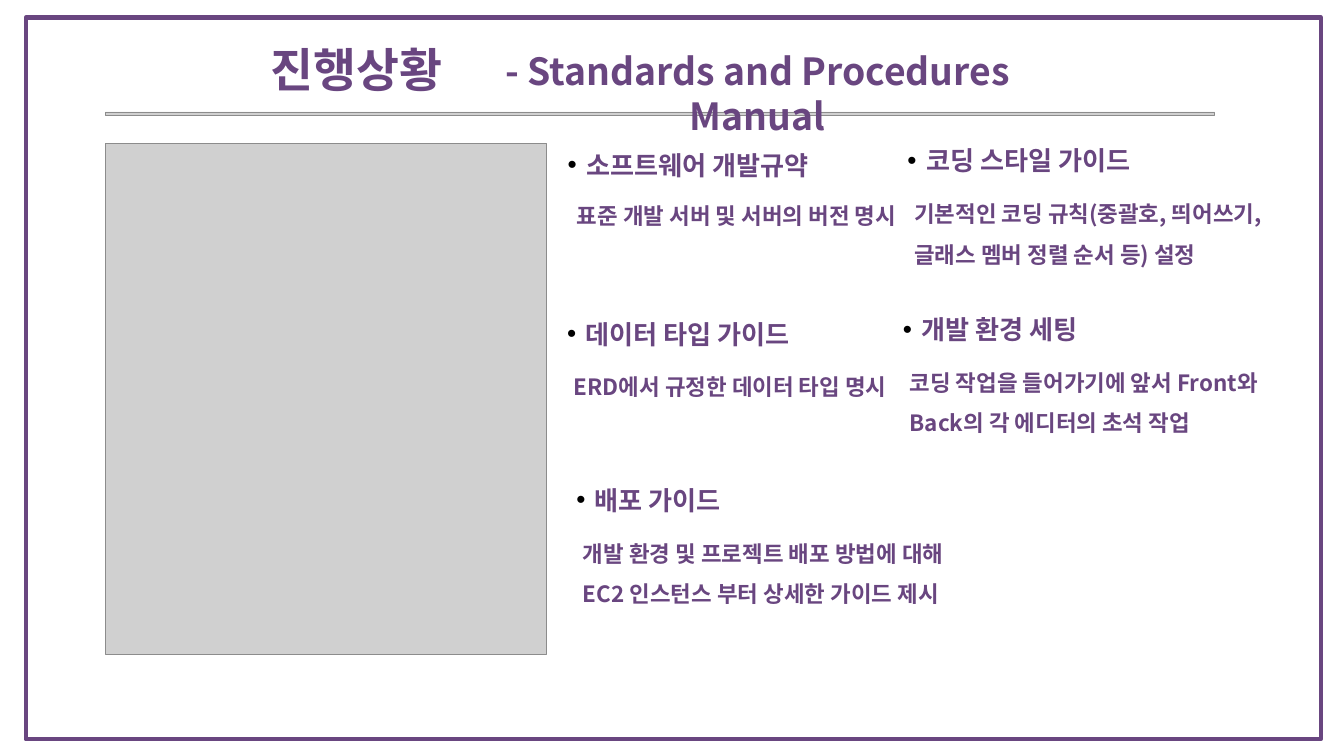
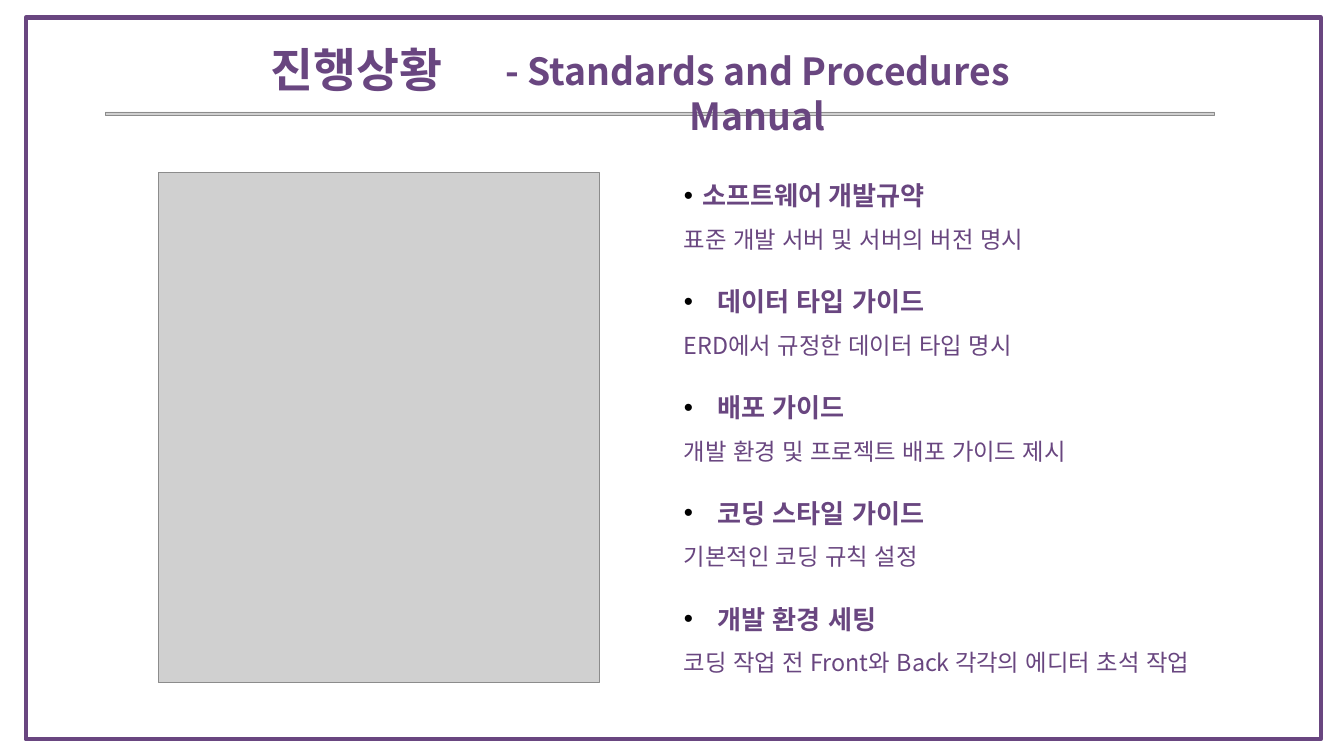
Before and after one commit to bitnarii/YMPM, a slide deck: slide 12 of 기획서/5조 Fit-back.pptx. Drawn at 1344x756 pixels with LibreOffice and Linux fonts; fonts in the diff are those of the drawing; grey boxes stand for pictures. Boxes give left, top, right and bottom in pixels: in the first picture for what was removed or moved away, otherwise in the second. Text is boxed around its words. In the diff, an @@ line names an element or a change of style, - is before the commit and + after.

Commit message:
기획서 수정 (스타일)

```diff
--- a/기획서/5조 Fit-back.pptx
+++ b/기획서/5조 Fit-back.pptx
@@ text removed at [926, 148, 1130, 173] @@
-• 코딩 스타일 가이드
@@ picture: place and size @@
-picture at [106, 143, 546, 654]
+picture at [158, 172, 599, 683]
@@ text "소프트웨어 개발규약": place and size @@
-text "소프트웨어 개발규약" at [586, 153, 808, 178]
+text "소프트웨어 개발규약" at [684, 183, 1189, 673]
@@ text removed at [577, 205, 896, 226] @@
-표준 개발 서버 및 서버의 버전 명시
@@ text removed at [914, 203, 1262, 268] @@
-기본적인 코딩 규칙(중괄호, 띄어쓰기, 글래스 멤버 정렬 순서 등) 설정
@@ text at [684, 228, 1189, 673]: paragraphs added @@
+표준 개발 서버 및 서버의 버전 명시
+• 데이터 타입 가이드
+ERD에서 규정한 데이터 타입 명시
+• 배포 가이드
+개발 환경 및 프로젝트 배포 가이드 제시
+• 코딩 스타일 가이드
+기본적인 코딩 규칙 설정
+• 개발 환경 세팅
+코딩 작업 전 Front와 Back 각각의 에디터 초석 작업
@@ text removed at [586, 322, 790, 347] @@
-• 데이터 타입 가이드
@@ text removed at [922, 317, 1077, 342] @@
-• 개발 환경 세팅
@@ text removed at [574, 376, 886, 397] @@
-ERD에서 규정한 데이터 타입 명시
@@ text removed at [910, 372, 1258, 433] @@
-코딩 작업을 들어가기에 앞서 Front와 Back의 각 에디터의 초석 작업
@@ text removed at [595, 488, 721, 513] @@
-• 배포 가이드
@@ text removed at [583, 543, 943, 604] @@
-개발 환경 및 프로젝트 배포 방법에 대해 EC2 인스턴스 부터 상세한 가이드 제시
```
Also in this commit, not shown: 9 other slides changed.
